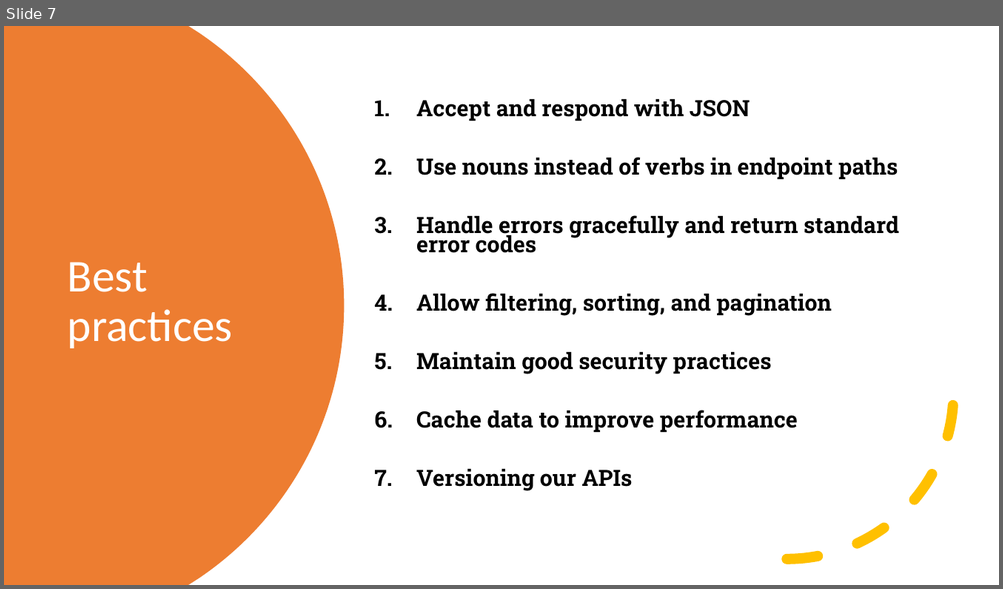
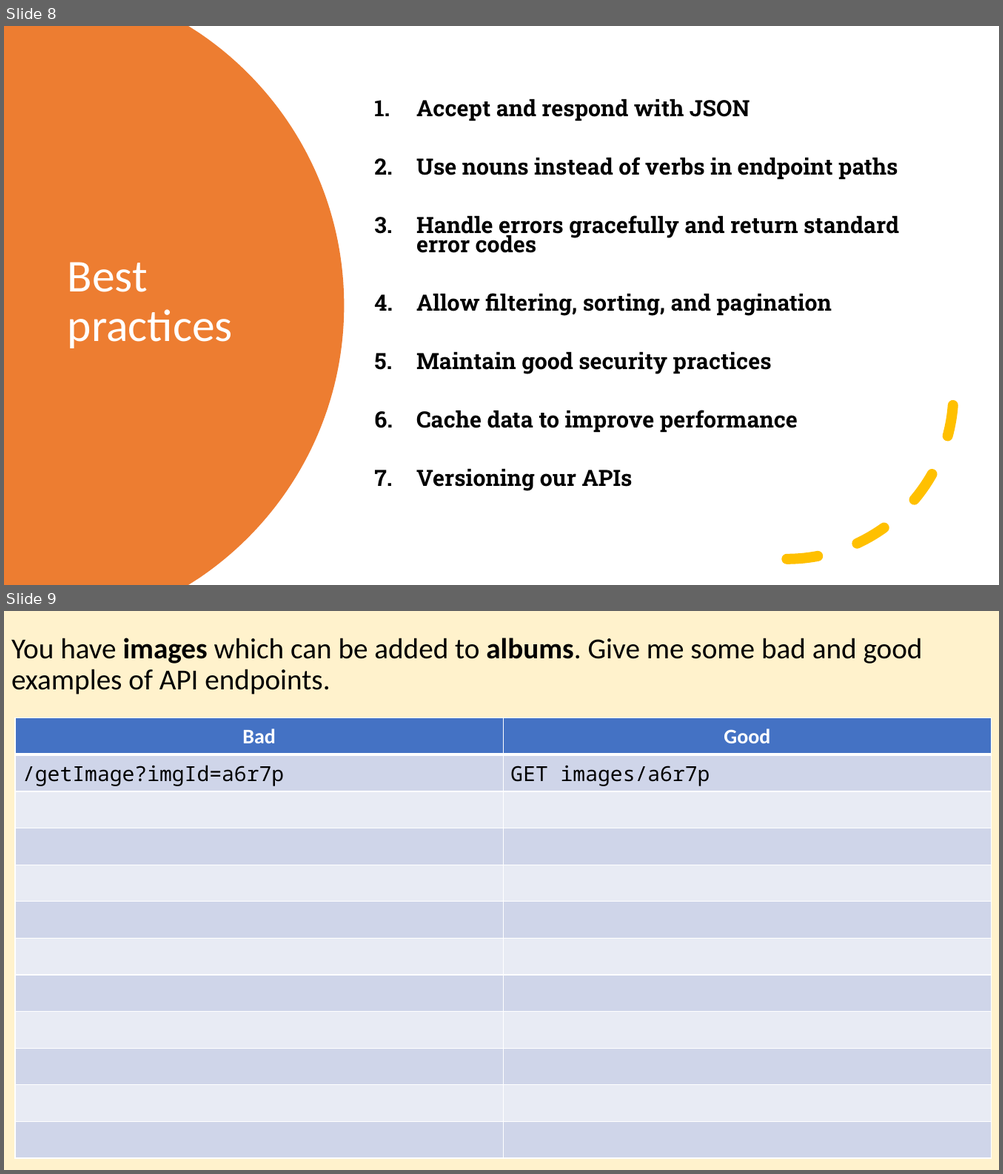
Before and after one commit to si-mv/swe-resources, a slide deck: module-2/unit-1/workshop-1/slides/2.1.1 Restful APIs and Frameworks.pptx. Shown one above the other, each under a label of ours: slide 7 before the commit, slides 8 and 9 after it. The pictures are 1003x589 and 1003x1174 pixels, drawn with LibreOffice and Linux fonts; fonts in the diff are those of the drawing. Boxes give left, top, right and bottom in pixels: in the first picture for what was removed or moved away, otherwise in the second. Text is boxed around its words. In the diff, an @@ line names an element or a change of style, - is before the commit and + after.

```diff
--- a/module-2/unit-1/workshop-1/slides/2.1.1 Restful APIs and Frameworks.pptx
+++ b/module-2/unit-1/workshop-1/slides/2.1.1 Restful APIs and Frameworks.pptx
@@ slide 9 added at (4, 611, 999, 1170), background #FFF2CC @@
@@ title added at (11, 638, 922, 695), 28 pt, text #000000 @@
+You have images which can be added to albums. Give me some bad and good examples of API endpoints.
@@ table added at (15, 718, 991, 1159), 12 rows, 2 columns @@
+Bad | Good
+/getImage?imgId=a6r7p | GET images/a6r7p
+ | 
+ | 
+ | 
+ | 
+ | 
+ | 
+ | 
+ | 
+ | 
+ | 
@@ what was slide 7 is now slide 8 @@
```
Also in this commit, not shown: 3 slides changed, 1 other slide added, 2 other files.
